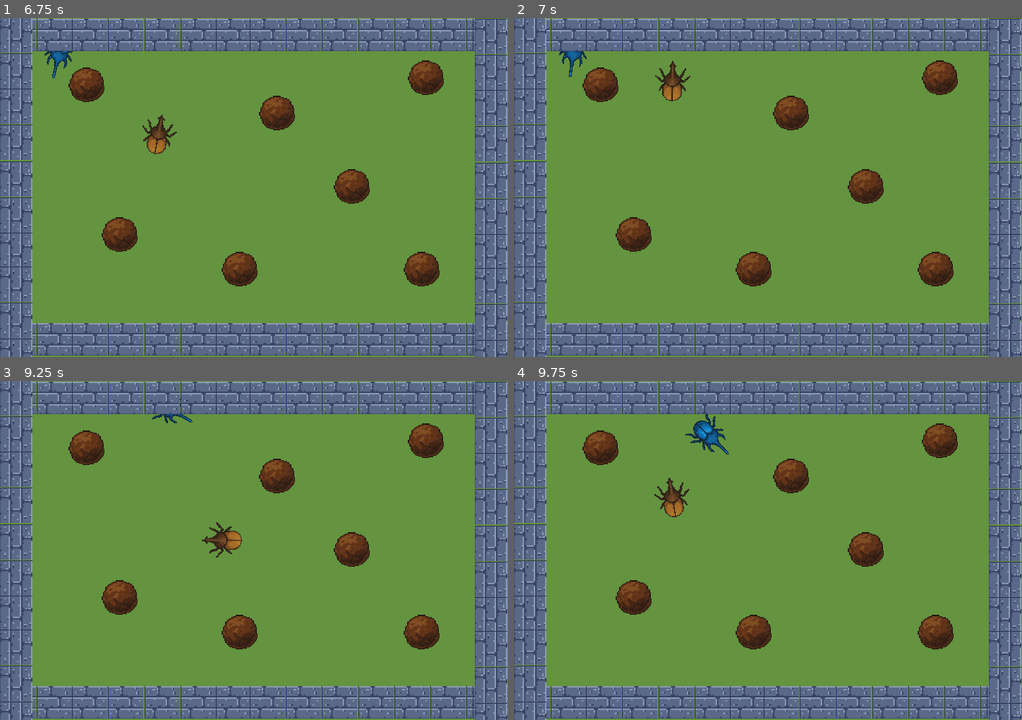
Above: before the commit, frames 1-4 (two rows, left to right).
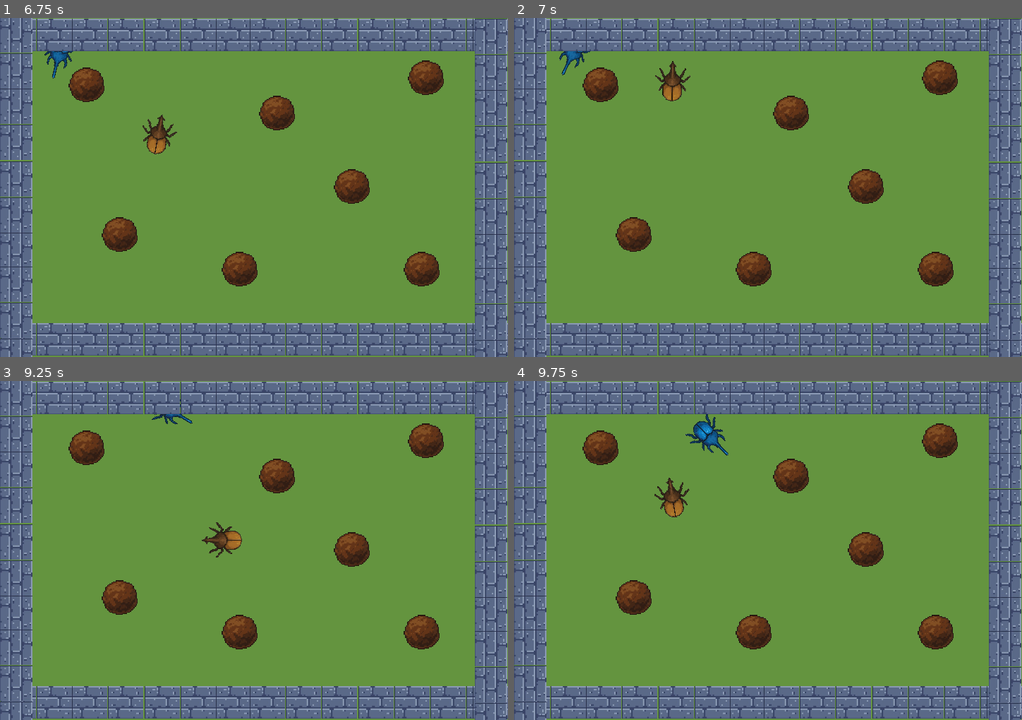
Above: after the commit, the same moments.

Repository: Cedgo1997/CI6450---IA-para-Videojuegos
Game: Godot game, scene res://ObstacleWallAvoidance.tscn
Same seed, same stepped clock (60 frames per second), same inputs: the game is played once before the commit and once after it. This scene is started directly instead of the project's main scene.
Inputs:
- Up to frame 1 (6.75 s): hold Right (move_right) 0.53-1.28 s; hold Down (move_down) 1.28-2.03 s; hold Right (move_right) 2.03-2.78 s; hold Up (move_up) 2.78-3.53 s; hold Left (move_left) 3.53-5.03 s; tap Enter at 4.25, 5.75 s; tap Space at 5 s; hold Down (move_down) 5.03-5.78 s; hold Right (move_right) 5.78-6.53 s; hold Up (move_up) from 6.53 s (still down)
- Up to frame 2 (7 s): keep holding Up (move_up)
- Up to frame 3 (9.25 s): release Up (move_up) at 7.28 s; hold Right (move_right) 7.28-8.03 s; tap Space at 8 s; hold Down (move_down) 8.03-8.78 s; hold Left (move_left) from 8.78 s (still down)
- Up to frame 4 (9.75 s): release Left (move_left) at 9.53 s; hold Up (move_up) from 9.53 s (still down)

Frame 1 is identical in both runs. In frame 2, 0.2% of the frame differs, in the area x 8-15%, y 9-18%; in frame 3, less than 0.1%; in frame 4, 0.2%, in the area x 33-43%, y 10-23%.

Commit message:
Face Algorithm issue fixed

Diff:
--- a/Align.tscn
+++ b/Align.tscn
@@ -21,36 +21,42 @@
 [node name="Enemy_3" parent="." instance=ExtResource("3_2kfkm")]
 position = Vector2(160, 140)
 rotation = 4.712389
+algorithm = 0
 max_angular_acceleration = 50.0
 max_linear_acceleration = 400.0
 
 [node name="Enemy_4" parent="." instance=ExtResource("3_2kfkm")]
 position = Vector2(360, 40)
 rotation = 4.712389
+algorithm = 0
 max_angular_acceleration = 50.0
 max_linear_acceleration = 400.0
 
 [node name="Enemy_5" parent="." instance=ExtResource("3_2kfkm")]
 position = Vector2(360, 430)
 rotation = 4.712389
+algorithm = 0
 max_angular_acceleration = 50.0
 max_linear_acceleration = 400.0
 
 [node name="Enemy_6" parent="." instance=ExtResource("3_2kfkm")]
 position = Vector2(160, 340)
 rotation = 4.712389
+algorithm = 0
 max_angular_acceleration = 50.0
 max_linear_acceleration = 400.0
 
 [node name="Enemy_7" parent="." instance=ExtResource("3_2kfkm")]
 position = Vector2(560, 140)
 rotation = 4.712389
+algorithm = 0
 max_angular_acceleration = 50.0
 max_linear_acceleration = 400.0
 
 [node name="Enemy_8" parent="." instance=ExtResource("3_2kfkm")]
 position = Vector2(560, 340)
 rotation = 4.712389
+algorithm = 0
 max_angular_acceleration = 50.0
 max_linear_acceleration = 400.0
 
--- a/enemy_3.gd
+++ b/enemy_3.gd
@@ -241,19 +241,23 @@
 	steering_align_internal(target_orientation, delta)
 
 func steering_align_internal(target_orientation: float, delta: float) -> void:
-	var rotation_diff = target_orientation - rotation
-	rotation_diff = map_to_range(rotation_diff)
+	var rotation_diff = angle_difference(rotation, target_orientation)
 	var rotation_size = abs(rotation_diff)
+
 	if rotation_size < target_radius:
 		angular_velocity = 0
 		return
+
 	var target_rotation_speed = max_rotation_speed
 	if rotation_size < slow_radius:
 		target_rotation_speed = max_rotation_speed * rotation_size / slow_radius
+
 	target_rotation_speed *= sign(rotation_diff)
+
 	var angular_acceleration = (target_rotation_speed - angular_velocity) / angular_time_to_target
 	if abs(angular_acceleration) > max_angular_acceleration:
 		angular_acceleration = sign(angular_acceleration) * max_angular_acceleration
+
 	angular_velocity += angular_acceleration * delta
 
 func steering_arrive_internal(target_position: Vector2, _delta: float) -> Vector2:
